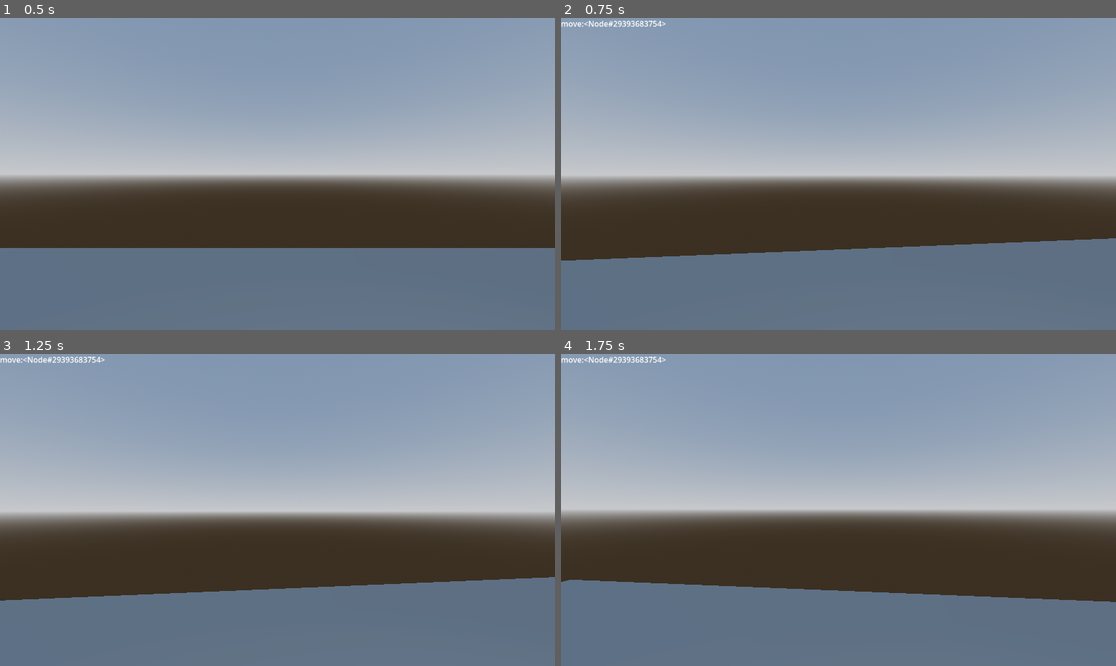
Above: before the commit, frames 1-4 (two rows, left to right).
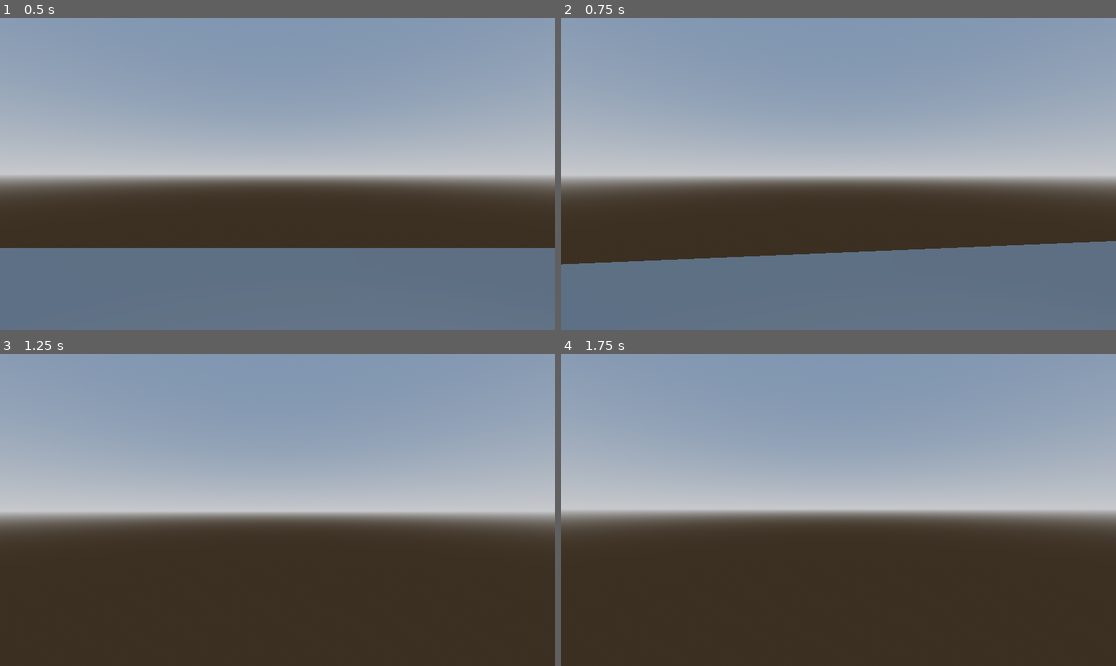
Above: after the commit, the same moments.

Repository: city-high-rider/soulswap
Game: Godot game, scene res://test_level.tscn
The game is run twice, just before and just after one commit, with the same random seed, the same clock (stepped at 60 frames per second) and the same inputs. The project has no main scene, so this scene is started directly.
Inputs (mouse positions are in pixels of both pictures, inside the frame that each line leads up to):
- Up to frame 1 (0.5 s): no input
- Up to frame 2 (0.75 s): tap Enter (ui_accept) at 0.5 s; move the mouse to (866, 174) at 0.52 s; hold W (forward) from 0.53 s (still down); tap F (possess) at 0.6 s
- Up to frame 3 (1.25 s): keep holding W (forward); tap Enter (ui_accept) at 0.77 s
- Up to frame 4 (1.75 s): keep holding W (forward); move the mouse to (810, 510) at 1.27 s; tap F (possess) at 1.35 s; tap Enter (ui_accept) at 1.52 s

Frame 1 is identical in both runs. In frame 2, 1.2% of the frame differs, in the area x 0-100%, y 0-80%; in frame 3, 25%, in the area x 0-100%, y 0-100%; in frame 4, 24%.

Commit message:
make player ghost poll for input and rewrite movement code

Diff:
--- a/components/possessable_body.gd
+++ b/components/possessable_body.gd
@@ -28,10 +28,6 @@
 func _on_ghost_emitted_output(action: String, payload) -> void:
 	state_machine.handle_ghost_output(action, payload)
 	match action:
-		"looking":
-			rotate_y(deg_to_rad(-payload.x))
-			camera.rotate_x(deg_to_rad(-payload.y))
-			camera.rotation.x = clamp(camera.rotation.x, deg_to_rad(-89), deg_to_rad(89))
 		"possess":
 			if ray.get_collider() is Shell:
 				var new_host : Shell = ray.get_collider()
@@ -40,6 +36,10 @@
 
 func _physics_process(delta: float) -> void:
 	state_machine.handle_physics(delta)
+	# Look around using the ghost's mouse direction.
+	rotate_y(deg_to_rad(-ghost.mouse_direction.x))
+	camera.rotate_x(deg_to_rad(-ghost.mouse_direction.y))
+	camera.rotation.x = clamp(camera.rotation.x, deg_to_rad(-89), deg_to_rad(89))
 
 
 func change_ghost(new_ghost: Ghost) -> void:
--- a/ghost.gd
+++ b/ghost.gd
@@ -7,3 +7,16 @@
 # An action is what we're doing, a payload is data related to that action.
 # For example, strafing left will be sent as "moving", (-1, 0)
 signal emitted_output(action: String, payload)
+
+# Sometimes, especially for something that needs to be snappy like movement, we need to rely on
+# polling instead of just sending signals. This is because signals are not tied to framerate, so you
+# get really weird behaviour like accelerating faster if you shake your mouse. However, we can't use
+# Input.is_action_just_pressed, as that would not be getting the input from the ghost. So here
+# we define some variables which the player state machine can then read.
+
+# Which direction do we want to move in?
+var input_direction : Vector2 = Vector2.ZERO
+
+# Which direction are we moving the mouse in? This can be (and is, in the player controller) multiplied
+# by some sensitivity.
+var mouse_direction : Vector2 = Vector2.ZERO
--- a/player/idle.gd
+++ b/player/idle.gd
@@ -13,6 +13,4 @@
 
 
 func handle_ghost_output(action: String, payload):
-	match action:
-		"moving":
-			state_machine.swtich_state(move_state)
+	pass
--- a/player/move.gd
+++ b/player/move.gd
@@ -6,18 +6,26 @@
 @export var idle_state : State
 
 # How fast do we accelerate?
-@export var acceleration : float = 10
+@export var acceleration : float = 22
 
-# what's our coefficient of friction?
-@export var friction : float = 0.9
+# What's our top speed?
+@export var top_speed : float = 6
+
+# This determines how fast we slow down.
+@export var friction : float = 10
 
 func handle_physics(delta: float) -> void:
+	# Accelerate in input direction.
+	user.velocity = user.velocity.move_toward(user.velocity + user.transform.basis * Vector3(user.ghost.input_direction.x, 0, -user.ghost.input_direction.y), acceleration * delta)
+
+	# Make sure that we don't go too fast!
+	user.velocity.x = clamp(user.velocity.x, -top_speed, top_speed)
+	user.velocity.z = clamp(user.velocity.z, -top_speed, top_speed)
+
 	# apply friction
-	user.velocity = user.velocity.move_toward(user.velocity * friction, delta)
+	user.velocity = user.velocity.move_toward(Vector3.ZERO, delta * friction)
 	user.move_and_slide()
 
 
 func handle_ghost_output(action: String, payload) -> void:
-	match action:
-		"moving":
-			user.velocity = user.velocity.move_toward(user.transform.basis * Vector3(payload.x, 0, -payload.y), get_physics_process_delta_time() * acceleration)
+	pass
--- a/player/player_body.tscn
+++ b/player/player_body.tscn
@@ -38,7 +38,7 @@
 
 [node name="StateMachine" type="Node" parent="." node_paths=PackedStringArray("initial_state")]
 script = ExtResource("4_6reha")
-initial_state = NodePath("idle")
+initial_state = NodePath("move")
 
 [node name="idle" type="Node" parent="StateMachine" node_paths=PackedStringArray("move_state")]
 script = ExtResource("6_xeyt5")
--- a/player_ghost.gd
+++ b/player_ghost.gd
@@ -1,4 +1,5 @@
 extends Ghost
+class_name PlayerGhost
 # This is a ghost which is controlled by the player.
 
 # What's our mouse sensitivity?
@@ -8,12 +9,20 @@
 	# capture the mouse in the middle of the screen
 	Input.mouse_mode = Input.MOUSE_MODE_CAPTURED
 
+func _process(_delta: float) -> void:
+	# We set this to zero, so that the mouse doesn't drift when we stop looking around.
+	mouse_direction = Vector2.ZERO
+
+	var move_input: Vector2 = Input.get_vector("left", "right", "back", "forward")
+	if move_input:
+		input_direction = move_input
+	else:
+		input_direction = Vector2.ZERO
+
 
 func _input(event: InputEvent) -> void:
-	var input_direction: Vector2 = Input.get_vector("left", "right", "back", "forward")
-	if input_direction:
-		emit_signal("emitted_output", "moving", input_direction)
 	if event is InputEventMouseMotion:
-		emit_signal("emitted_output", "looking", Vector2(event.relative.x, event.relative.y) * mouse_sensitivity)
+		mouse_direction = Vector2(event.relative.x, event.relative.y) * mouse_sensitivity
+
 	if Input.is_action_just_pressed("possess"):
 		emit_signal("emitted_output", "possess", null)
--- a/test_level.tscn
+++ b/test_level.tscn
@@ -36,16 +36,10 @@
 transform = Transform3D(1, 0, 0, 0, 1, 0, 0, 0, 1, -0.854058, 1.10567, -2.36493)
 ghost = NodePath("../PlayerGhost")
 
+[node name="PlayerGhost" parent="." instance=ExtResource("2_6lav1")]
+
 [node name="PossessableBody2" parent="." node_paths=PackedStringArray("ghost") instance=ExtResource("1_0ans4")]
-transform = Transform3D(1, 0, 0, 0, 1, 0, 0, 0, 1, -0.854058, 1.10567, 2.20875)
+transform = Transform3D(1, 0, 0, 0, 1, 0, 0, 0, 1, 2.88552, 1.3641, 1.75498)
 ghost = NodePath("DummyGhost")
 
-[node name="DummyGhost" parent="PossessableBody2" instance=ExtResource("2_varnb")]
-
-[node name="PossessableBody3" parent="." node_paths=PackedStringArray("ghost") instance=ExtResource("1_0ans4")]
-transform = Transform3D(1, 0, 0, 0, 1, 0, 0, 0, 1, -4.11301, 1.10567, 4.20875)
-ghost = NodePath("DummyGhost")
-
-[node name="DummyGhost" parent="PossessableBody3" instance=ExtResource("2_varnb")]
-
-[node name="PlayerGhost" parent="." instance=ExtResource("2_6lav1")]
+[node name="DummyGhost" parent="PossessableBody2" instance=ExtResource("3_33ie2")]
Not shown: 1 places in test_level.tscn that only renumber resources
